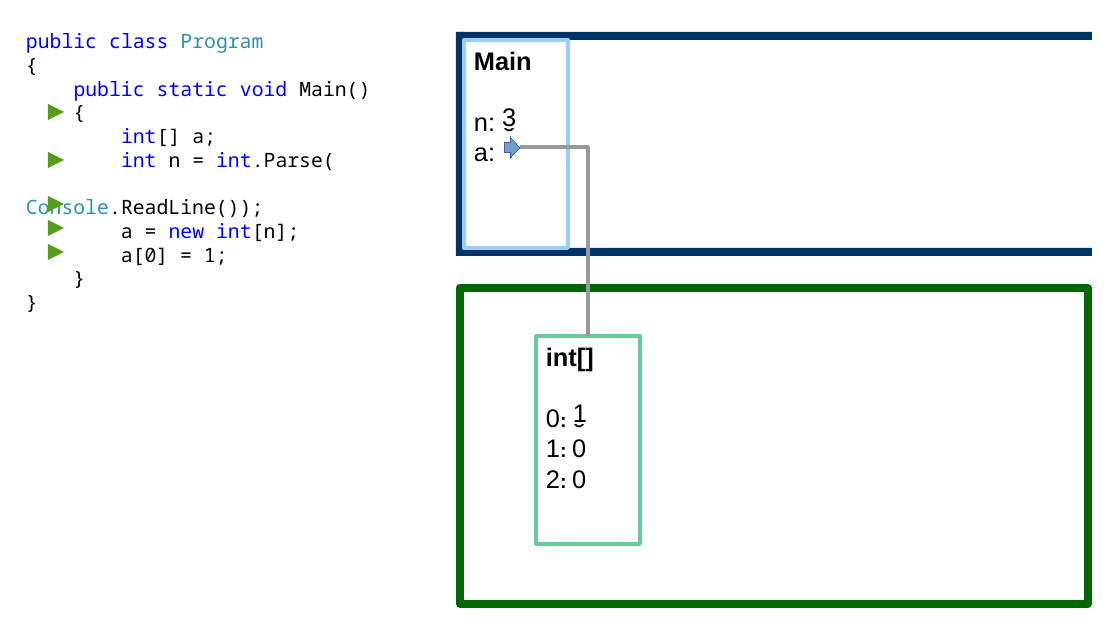
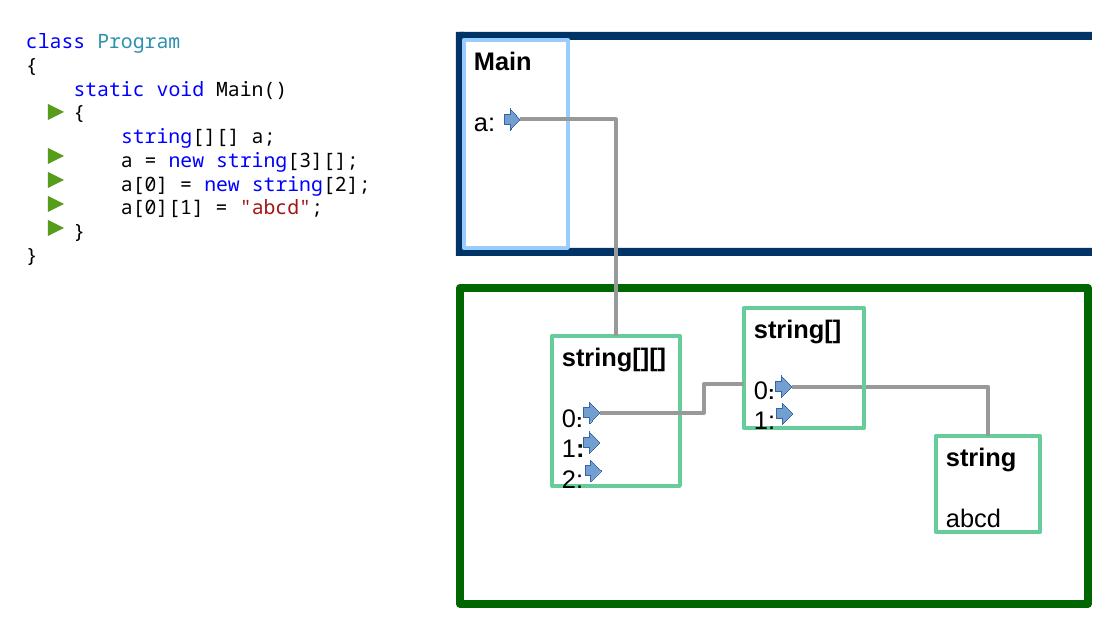
Before and after one commit to okulovsky/BasicProgramming, a slide deck: slide 2 of CS/Lecture05/S09 - Карты памяти.odp (slide 3 before the commit). Drawn at 1120x630 pixels with LibreOffice and Linux fonts; fonts in the diff are those of the drawing. Boxes give left, top, right and bottom in pixels: in the first picture for what was removed or moved away, otherwise in the second. Text is boxed around its words. In the diff, an @@ line names an element or a change of style, - is before the commit and + after.

```diff
--- a/CS/Lecture05/S09 - Карты памяти.odp
+++ b/CS/Lecture05/S09 - Карты памяти.odp
@@ text at [26, 33, 180, 53]: text changed; text colour #0000FF to #2B91AF @@
-public class Program
+class Program
@@ text at [74, 81, 287, 99]: text changed @@
-public static void Main()
+static void Main()
@@ text at [474, 110, 516, 132]: paragraph removed @@
-n: 0
@@ text removed at [502, 108, 516, 131] @@
-3
@@ right arrow: place and size @@
-right arrow at [504, 137, 520, 159]
+right arrow at [504, 109, 520, 130]
@@ triangle: place and size @@
-triangle at [48, 152, 64, 169]
+triangle at [48, 148, 64, 165]
@@ text at [121, 128, 371, 217]: text changed @@
-int[] a;
-int n = int.Parse(
-Console.ReadLine());
-a = new int[n];
-a[0] = 1;
+string[][] a;
+a = new string[3][];
+a[0] = new string[2];
+a[0][1] = "abcd";
@@ elbow line moved from (520, 147) - (588, 336) to (520, 120) - (616, 336) @@
@@ triangle: place and size @@
-triangle at [48, 244, 64, 260]
+triangle at [48, 172, 64, 188]
@@ rectangle added at [744, 308, 864, 428], outline #66CC99 2.83 pt @@
@@ text added at [754, 319, 841, 430], 18 pt, text #000000, bold @@
+string[]
+0:
+1:
@@ rectangle: place and size @@
-rectangle at [537, 336, 640, 545]
+rectangle at [552, 336, 680, 487]
@@ text at [562, 347, 666, 488]: text changed @@
-int[]
-0: 0
-1: 0
-2: 0
+string[][]
+0:
+1:
+2:
@@ elbow line added from (601, 413) to (744, 384), #999999 2.83 pt @@
@@ right arrow added at [776, 376, 793, 397], fill #729FCF, outline #3465A4 0 pt @@
@@ elbow line added from (793, 387) to (988, 436), #999999 2.83 pt @@
@@ text removed at [573, 404, 587, 427] @@
-1
@@ right arrow added at [584, 402, 601, 424], fill #729FCF, outline #3465A4 0 pt @@
@@ right arrow added at [777, 403, 794, 425], fill #729FCF, outline #3465A4 0 pt @@
@@ right arrow added at [584, 432, 601, 453], fill #729FCF, outline #3465A4 0 pt @@
@@ rectangle added at [936, 436, 1040, 533], outline #66CC99 2.83 pt @@
@@ text added at [946, 447, 1016, 532], 18 pt, text #000000, bold @@
+string
+abcd
@@ right arrow added at [585, 460, 602, 482], fill #729FCF, outline #3465A4 0 pt @@
```
Also in this commit, not shown: 1 other slide changed, 5 slides removed, 9 other files.
